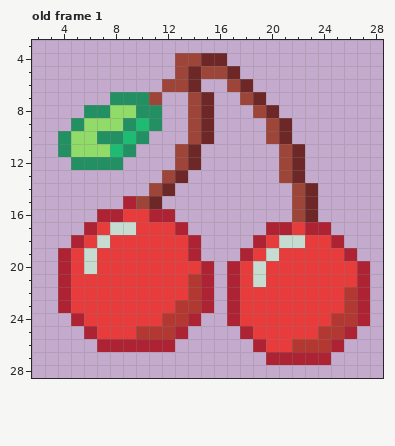
One commit to this pixel-art file: Assets/Sprites/Enemies/Cherries/cherries.aseprite. The picture above is the old version.
32x32 pixels, 10 frames. Shown: old frame 1: x 2..28, y 3..28. The commit also changed other frames, which this record leaves out.
After the commit:
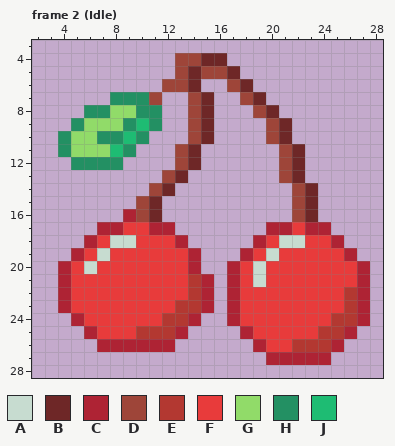
Palette (. is transparent): A #c7dcd0  B #6e2727  C #ae2334  D #9e4539  E #b33831  F #e83b3b  G #91db69  H #239063  J #1ebc73
A new or re-ordered frame is compared with the old frame closest to it.
The edit:
frames 10 -> 12
Frame 2 (Idle) is new; against old frame 1, layers "Stem & Leaf", "Left Cherry":
y 15: x 9 C -> .
y 16: x 7..12 CCFFCC -> ..CDB.
y 17: x 6..9 CFAA -> .CCF; x 11..13 FFC -> CC.
y 18: x 5..9 CFAFF -> .CFAA; x 13..14 FC -> C.
y 19: x 4..7 CFAF -> .CFA
y 20: x 14..15 FC -> C.
